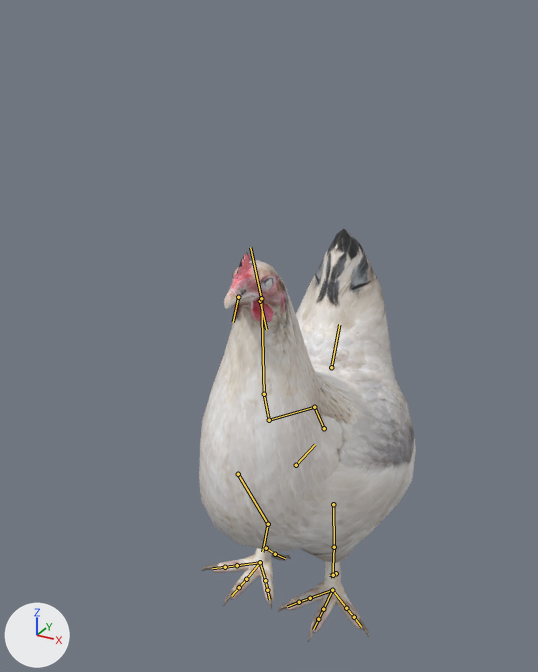
What one commit did to the glTF model Asset/Models/Player/@Player.gltf.
Camera for both pictures: a camera (50 mm lens) standing at (8.85, -18.26, 18.04) and looking at (-1.07, -0.22, 9.02). Arrows for +X, +Y and +Z are at lower left; the lights stay in place. The older version comes first. The bones that change, and the others that lie on the model, are drawn over the model as lines.

The first picture shows 'Chicken', 'Eyes'.
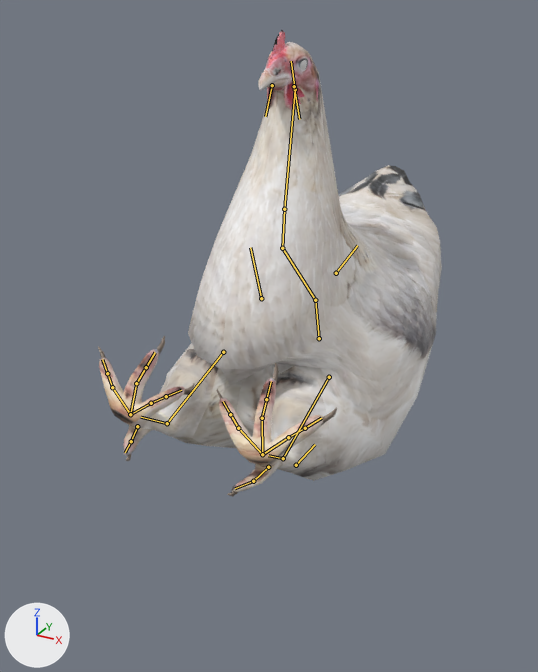
The newer file adds an action. The first version stands in its rest pose; the second is drawn at frame 7 of the action 'Atk_Heavy2'.

What differs and where, as boxes [x1, y1, x2, y2] in the pictures (538 x 672 px):
'Chicken', posed (58% wider, 13% taller): before [199, 229, 416, 642]; after [98, 30, 442, 497]
'Eyes', posed: before [265, 279, 272, 288]; after [300, 60, 307, 70]
bone 'Hip', root to tip: before (324, 428) to (314, 407); after (319, 338) to (315, 300)
bone 'Backbone', root to tip: before (314, 407) to (269, 420); after (315, 300) to (282, 248)
bone 'Bone.003', root to tip: before (269, 420) to (264, 394); after (282, 248) to (284, 209)
bone 'Bone.004', root to tip: before (264, 394) to (261, 298); after (284, 209) to (295, 89)
bone 'Head', root to tip: before (261, 298) to (256, 276); after (295, 89) to (291, 61)
bone 'Bone.006', root to tip: before (331, 367) to (339, 324); after (336, 273) to (357, 245)
bone 'Leg_L.001', root to tip: before (333, 504) to (334, 547); after (329, 377) to (283, 458)
bone 'Leg_L.002', root to tip: before (334, 547) to (332, 578); after (283, 458) to (268, 455)
bone 'Finger3_L.001', root to tip: before (323, 609) to (318, 619); after (262, 418) to (266, 399)
bone 'Finger4_L.001', root to tip: before (346, 608) to (354, 617); after (288, 437) to (305, 428)
bone 'Finger2_L.001', root to tip: before (310, 598) to (299, 602); after (238, 428) to (230, 414)
bone 'Finger1_L.001', root to tip: before (333, 575) to (329, 575); after (253, 481) to (235, 488)
bone 'Leg_R.001', root to tip: before (238, 474) to (268, 524); after (223, 352) to (167, 423)
bone 'Leg_R.002', root to tip: before (268, 524) to (262, 552); after (167, 423) to (141, 417)
bone 'Finger3_R.001', root to tip: before (246, 579) to (239, 587); after (136, 383) to (146, 367)
bone 'Finger4_R.001', root to tip: before (237, 565) to (225, 567); after (112, 387) to (107, 373)
bone 'Finger2_R.001', root to tip: before (265, 580) to (267, 590); after (151, 403) to (166, 396)
bone 'Finger1_R.001', root to tip: before (275, 554) to (285, 558); after (131, 441) to (125, 452)

The edits, one by one:
Bone 'Hip' (bone_hip) moves from (0.0, 0.0, 0.0) to (0.0, 3.28, -1.45).
Bone 'Hip' (bone_hip) turns from (0, 0, 0) to (-20, 0, 0) degrees about its own x, y and z.
Bone 'Backbone' (bone_backbone) turns from (0, 0, 0) to (-6, 0, 0) degrees about its own x, y and z.
Bone 'Backbone' (bone_backbone) is rescaled from (1.0, 1.0, 1.0) to (0.95, 0.95, 1.1).
Bone 'Bone.003' (bone_bone_003) turns from (0, 0, 0) to (8, 0, 0) degrees about its own x, y and z.
Bone 'Bone.004' (bone_bone_004) turns from (0, 0, 0) to (10, 0, 0) degrees about its own x, y and z.
Bone 'Head' (bone_head) turns from (0, 0, 0) to (10, 0, 0) degrees about its own x, y and z.
Bone 'Bone.006' (bone_bone_006) turns from (0, 0, 0) to (-34, 0, 0) degrees about its own x, y and z.
Bone 'Bone.006' (bone_bone_006) is rescaled from (1.0, 1.0, 1.0) to (1.84, 1.2, 1.0).
Bone 'Leg_L.001' (bone_leg_l_001) turns from (0, 0, 0) to (-76, 11, -4) degrees about its own x, y and z.
Bone 'Leg_L.002' (bone_leg_l_002) turns from (0, 0, 0) to (-16, -1, 0) degrees about its own x, y and z.
Bone 'Finger3_L.001' (bone_finger3_l_001) turns from (0, 0, 0) to (-30, -2, 1) degrees about its own x, y and z.
Bone 'Finger4_L.001' (bone_finger4_l_001) turns from (0, 0, 0) to (18, -24, -7) degrees about its own x, y and z.
Bone 'Finger2_L.001' (bone_finger2_l_001) turns from (0, 0, 0) to (24, 18, 4) degrees about its own x, y and z.
Bone 'Finger1_L.001' (bone_finger1_l_001) turns from (0, 0, 0) to (-25, 15, 3) degrees about its own x, y and z.
Bone 'Leg_R.001' (bone_leg_r_001) turns from (0, 0, 0) to (-76, -11, 4) degrees about its own x, y and z.
Bone 'Leg_R.002' (bone_leg_r_002) turns from (0, 0, 0) to (-16, 1, 0) degrees about its own x, y and z.
Bone 'Finger3_R.001' (bone_finger3_r_001) turns from (0, 0, 0) to (-30, 2, -1) degrees about its own x, y and z.
Bone 'Finger4_R.001' (bone_finger4_r_001) turns from (0, 0, 0) to (18, 24, 7) degrees about its own x, y and z.
Bone 'Finger2_R.001' (bone_finger2_r_001) turns from (0, 0, 0) to (24, -18, -4) degrees about its own x, y and z.
Bone 'Finger1_R.001' (bone_finger1_r_001) turns from (0, 0, 0) to (-25, -15, -3) degrees about its own x, y and z.
